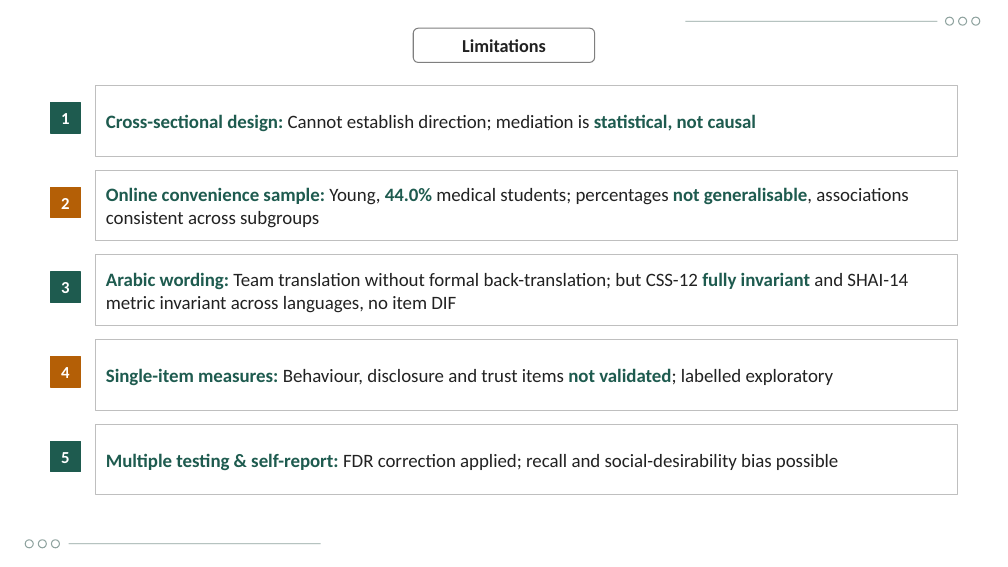
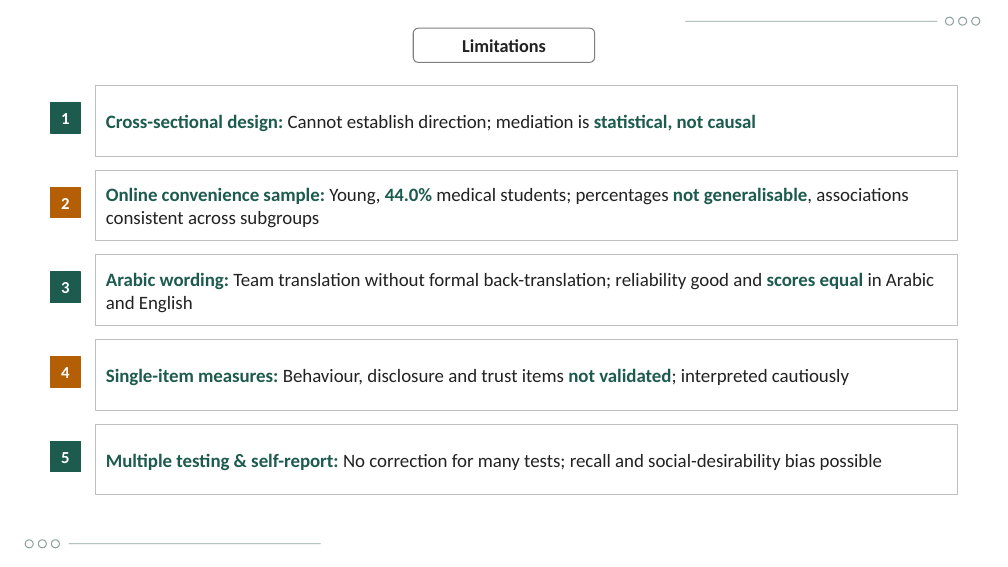
Before and after one commit to Yaseen279/History-Exam, a slide deck: slide 30 of research/output/study/Defence_Presentation_UOBCOM.pptx. Drawn at 1008x567 pixels with LibreOffice and Linux fonts; fonts in the diff are those of the drawing; background and template pictures are left out. Boxes give left, top, right and bottom in pixels: in the first picture for what was removed or moved away, otherwise in the second. Text is boxed around its words. In the diff, an @@ line names an element or a change of style, - is before the commit and + after.

```diff
--- a/research/output/study/Defence_Presentation_UOBCOM.pptx
+++ b/research/output/study/Defence_Presentation_UOBCOM.pptx
@@ text at (106, 272, 934, 313): text changed @@
-Arabic wording: Team translation without formal back-translation; but CSS-12 fully invariant and SHAI-14 metric invariant across languages, no item DIF
+Arabic wording: Team translation without formal back-translation; reliability good and scores equal in Arabic and English
@@ text at (106, 368, 849, 385): text changed @@
-Single-item measures: Behaviour, disclosure and trust items not validated; labelled exploratory
+Single-item measures: Behaviour, disclosure and trust items not validated; interpreted cautiously
@@ text at (106, 453, 882, 470): text changed @@
-Multiple testing & self-report: FDR correction applied; recall and social-desirability bias possible
+Multiple testing & self-report: No correction for many tests; recall and social-desirability bias possible
```
Also in this commit, not shown: 12 other slides changed, 14 other files.
